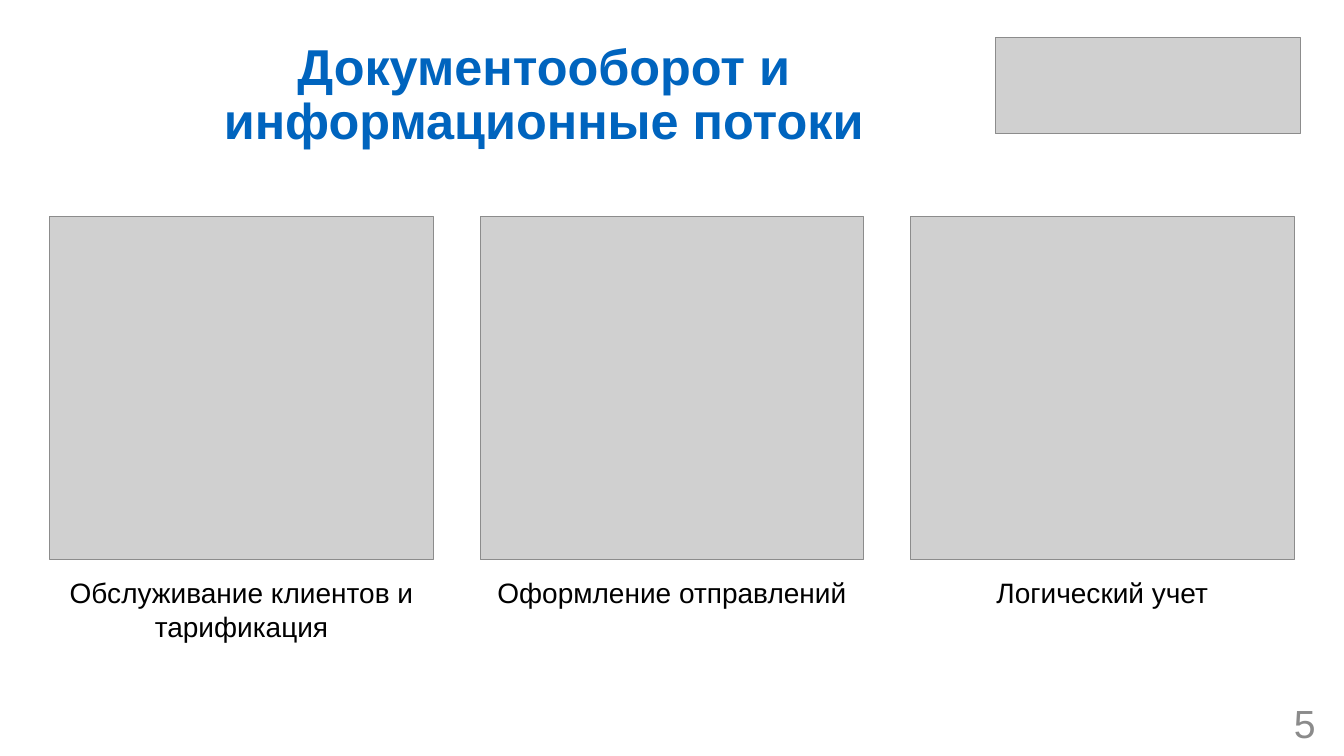
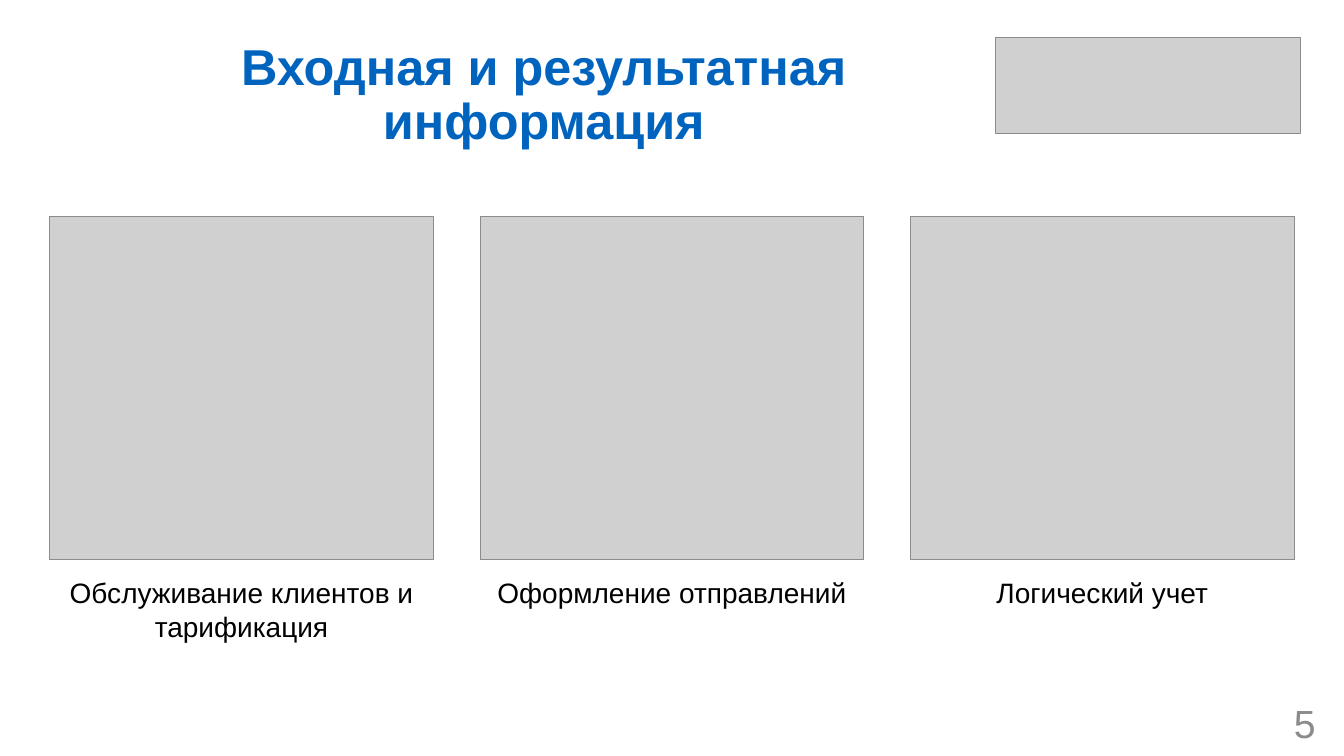
Before and after one commit to DimaDima51/db-coursework, a slide deck: slide 5 of Котельников ИВТб23о-1 Курсовая работа.pptx. Drawn at 1344x756 pixels with LibreOffice and Linux fonts; fonts in the diff are those of the drawing; grey boxes stand for pictures. Boxes give left, top, right and bottom in pixels: in the first picture for what was removed or moved away, otherwise in the second. Text is boxed around its words. In the diff, an @@ line names an element or a change of style, - is before the commit and + after.

```diff
--- a/Котельников ИВТб23о-1 Курсовая работа.pptx
+++ b/Котельников ИВТб23о-1 Курсовая работа.pptx
@@ title at (241, 50, 847, 149): text changed @@
-Документооборот и информационные потоки
+Входная и результатная информация
```
Also in this commit, not shown: 2 other slides changed, 12 slides added, 12 slides removed, 6 other files.
